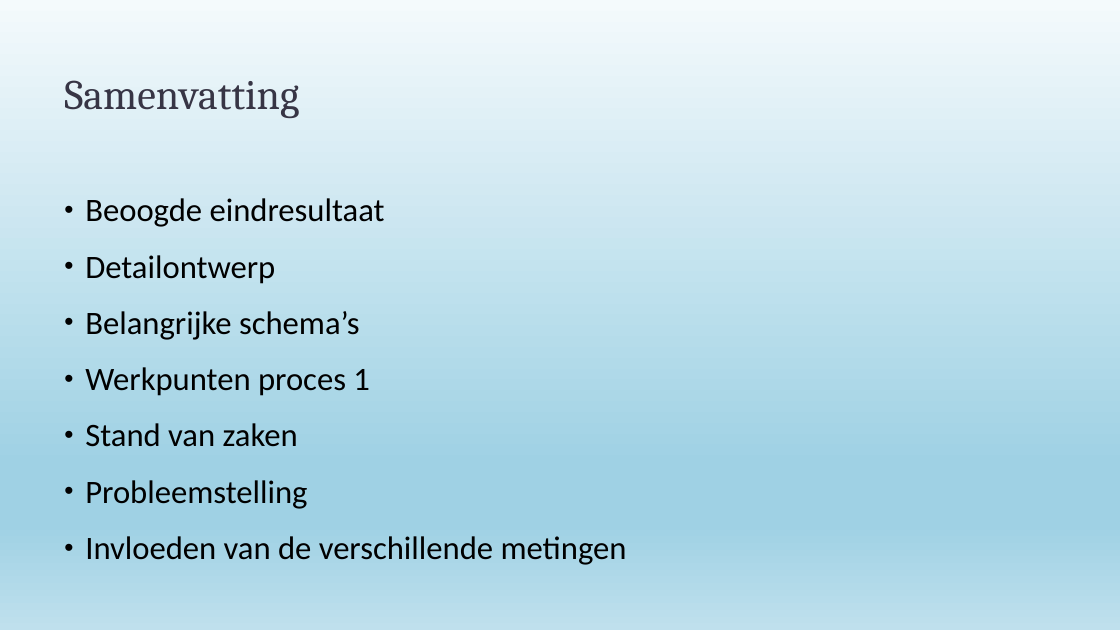
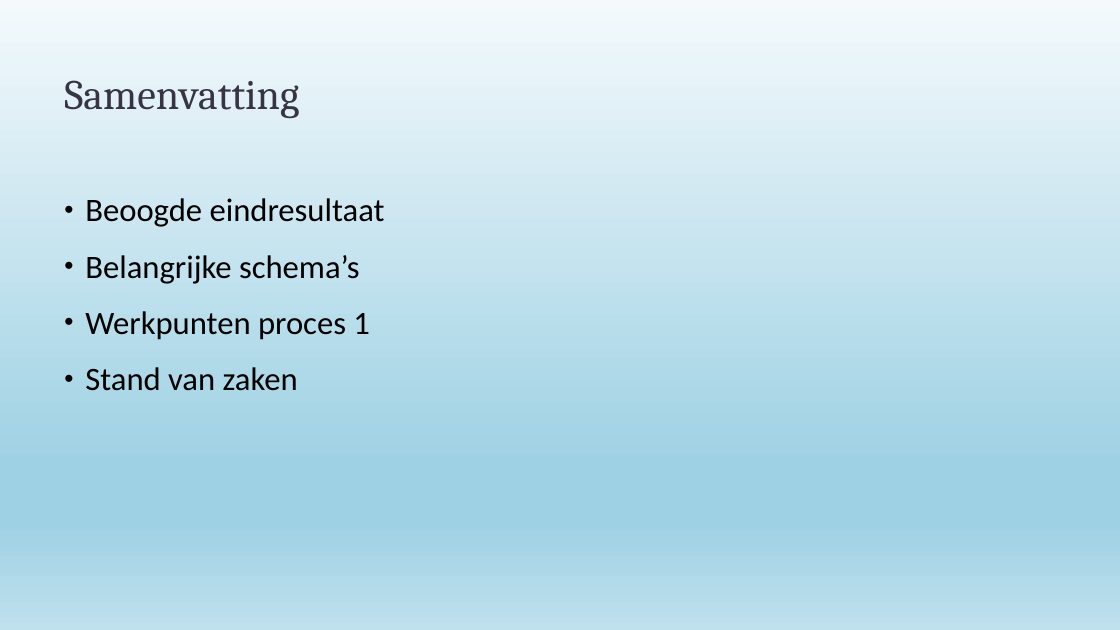
Before and after one commit to Tuur123/GIP, a slide deck: slide 2 of GIP-PPT-2_RS_AdH.pptx. Drawn at 1120x630 pixels with LibreOffice and Linux fonts; fonts in the diff are those of the drawing. Boxes give left, top, right and bottom in pixels: in the first picture for what was removed or moved away, otherwise in the second. Text is boxed around its words. In the diff, an @@ line names an element or a change of style, - is before the commit and + after.

Commit message:
finale ppt

```diff
--- a/GIP-PPT-2_RS_AdH.pptx
+++ b/GIP-PPT-2_RS_AdH.pptx
@@ text at (85, 255, 275, 284): paragraph removed @@
-• Detailontwerp
@@ text at (85, 480, 627, 565): paragraphs removed @@
-• Probleemstelling
-• Invloeden van de verschillende metingen
```
